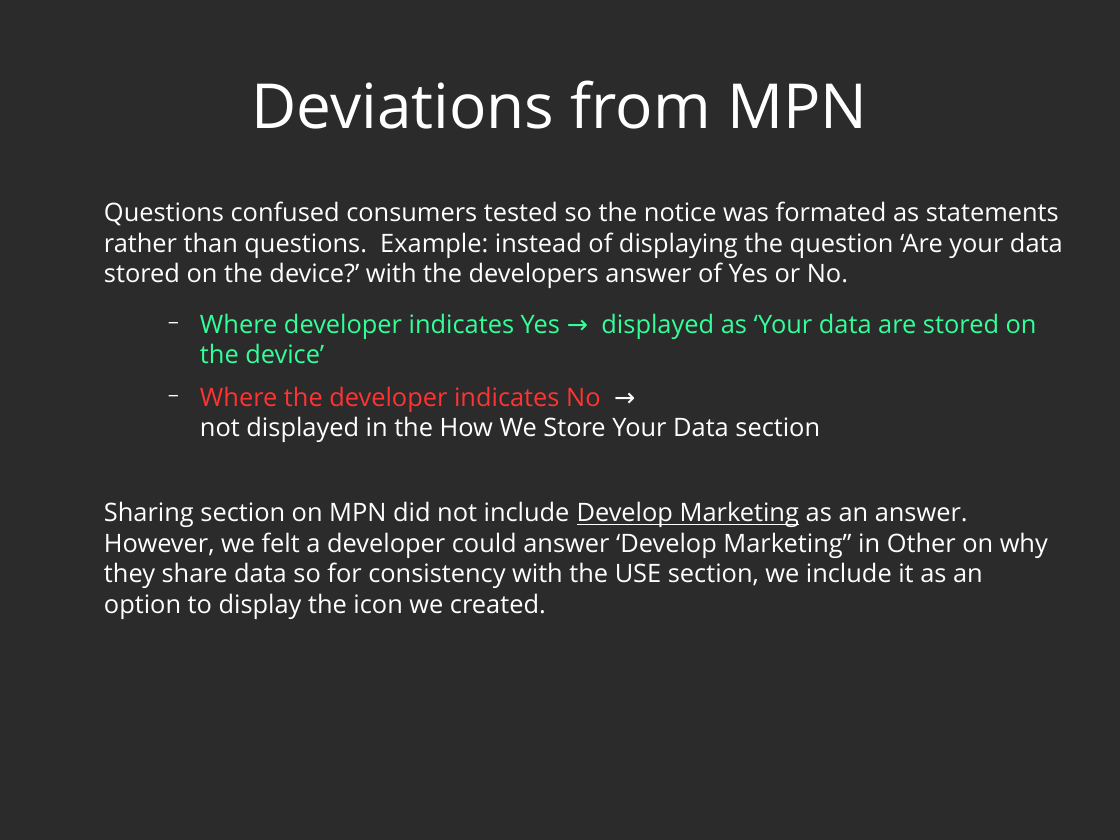
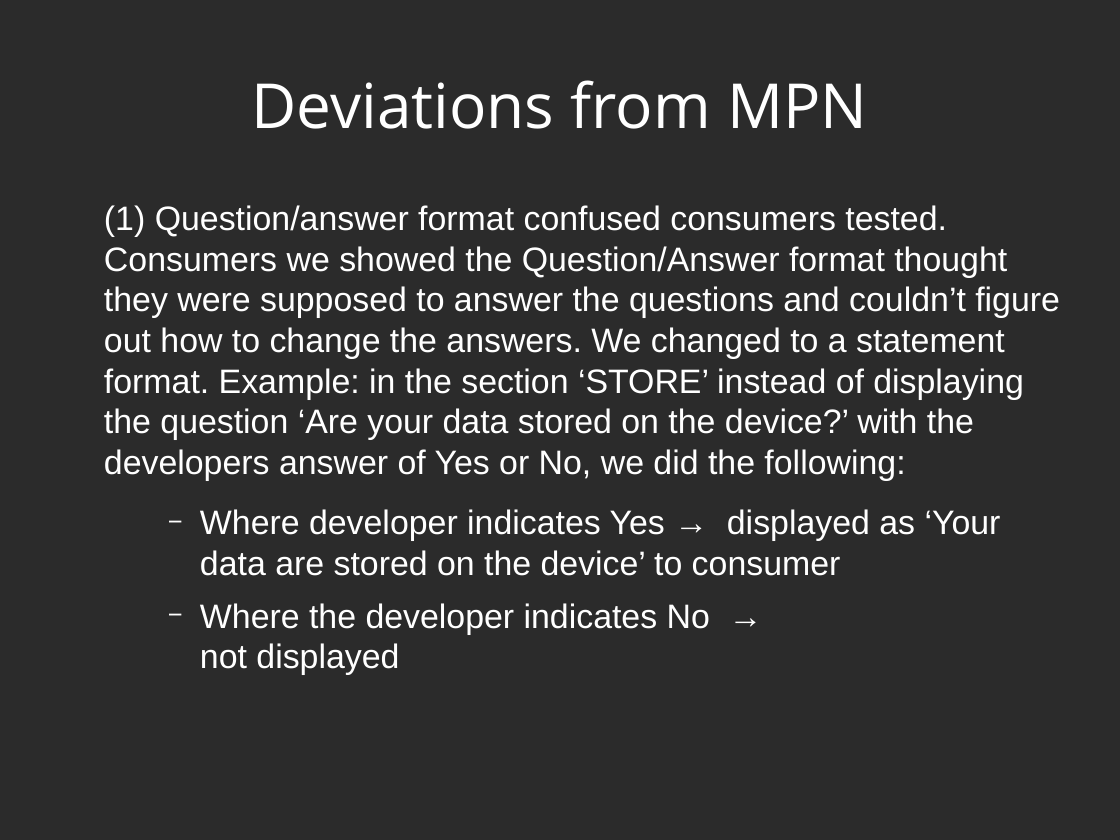
Before and after one commit to privacymaverick/mpn-generator, a slide deck: slide 7 of slidedeck.odp. Drawn at 1120x840 pixels with LibreOffice and Linux fonts; fonts in the diff are those of the drawing; background and template pictures are left out; a plain dark background stands for a picture behind light text. Boxes give left, top, right and bottom in pixels: in the first picture for what was removed or moved away, otherwise in the second. Text is boxed around its words. In the diff, an @@ line names an element or a change of style, - is before the commit and + after.

```diff
--- a/slidedeck.odp
+++ b/slidedeck.odp
@@ text at bbox=[104, 205, 1060, 675]: text changed; size 18 to 24 pt; font Open Sans to Arial @@
-Questions confused consumers tested so the notice was formated as statements rather than questions. Example: instead of displaying the question ‘Are your data stored on the device?’ with the developers answer of Yes or No.
-    − Where developer indicates Yes → displayed as ‘Your data are stored on the device’
-    − Where the developer indicates No →
-      not displayed in the How We Store Your Data section
-Sharing section on MPN did not include Develop Marketing as an answer. However, we felt a developer could answer ‘Develop Marketing” in Other on why they share data so for consistency with the USE section, we include it as an option to display the icon we created.
+(1) Question/answer format confused consumers tested. Consumers we showed the Question/Answer format thought they were supposed to answer the questions and couldn’t figure out how to change the answers. We changed to a statement format. Example: in the section ‘STORE’ instead of displaying the question ‘Are your data stored on the device?’ with the developers answer of Yes or No, we did the following:
+    − Where developer indicates Yes → displayed as ‘Your data are stored on the device’ to consumer
+    − Where the developer indicates No →
+      not displayed
```
Also in this commit, not shown: 8 other slides changed, 3 other files.
